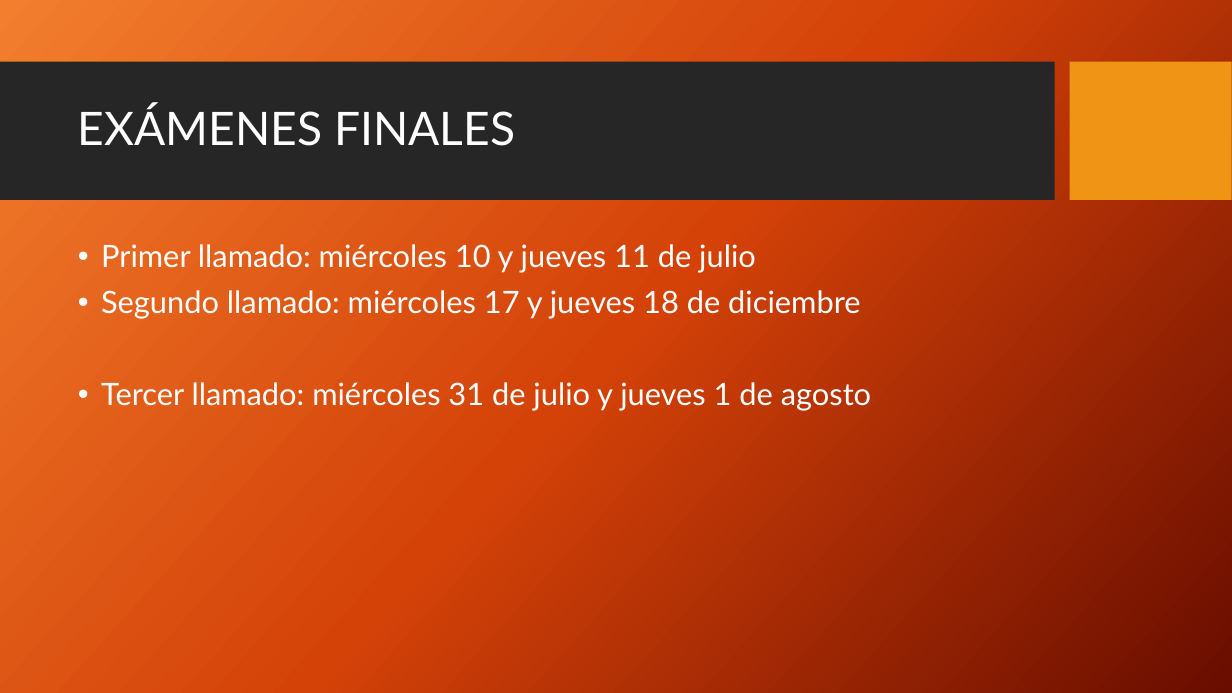
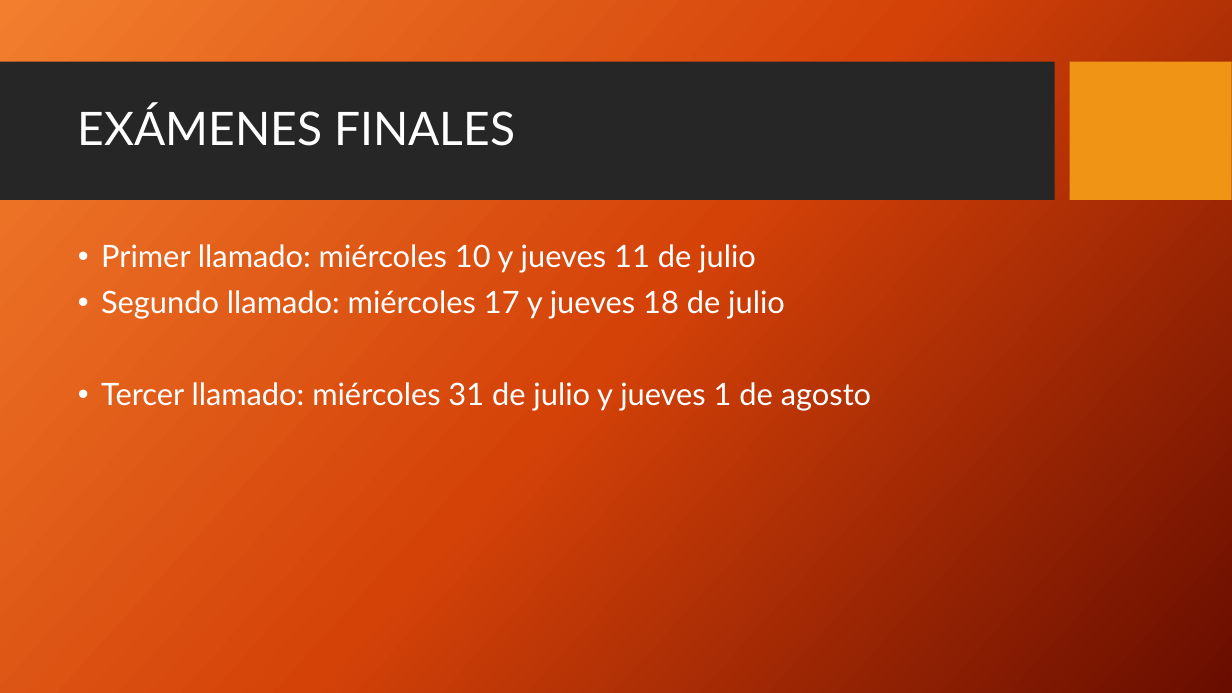
Before and after one commit to FedeDavila1984/utn_prog_y_lab_II, a slide deck: slide 7 of PPTs/Programacion y Laboratorio II-201903.pptx. Drawn at 1232x693 pixels with LibreOffice and Linux fonts; fonts in the diff are those of the drawing; background and template pictures are left out. Boxes give left, top, right and bottom in pixels: in the first picture for what was removed or moved away, otherwise in the second. Text is boxed around its words. In the diff, an @@ line names an element or a change of style, - is before the commit and + after.

```diff
--- a/PPTs/Programacion y Laboratorio II-201903.pptx
+++ b/PPTs/Programacion y Laboratorio II-201903.pptx
@@ text at (x1=101, y1=290, x2=785, y2=319): text changed @@
-• Segundo llamado: miércoles 17 y jueves 18 de diciembre
+• Segundo llamado: miércoles 17 y jueves 18 de julio
```
Also in this commit, not shown: 1 other slide changed.
